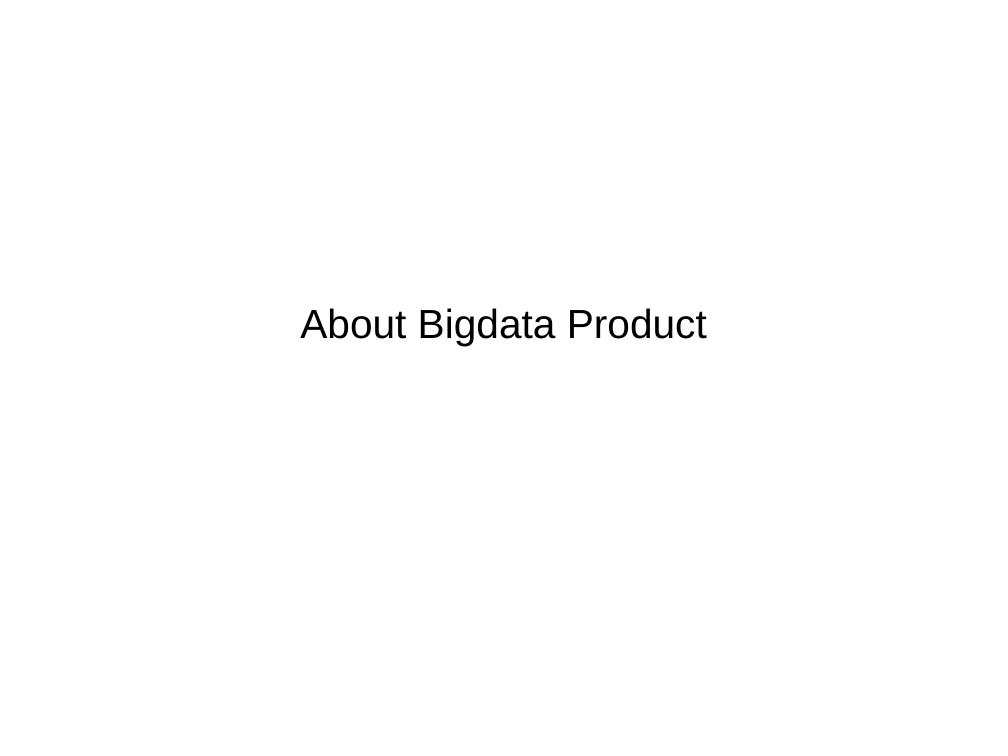
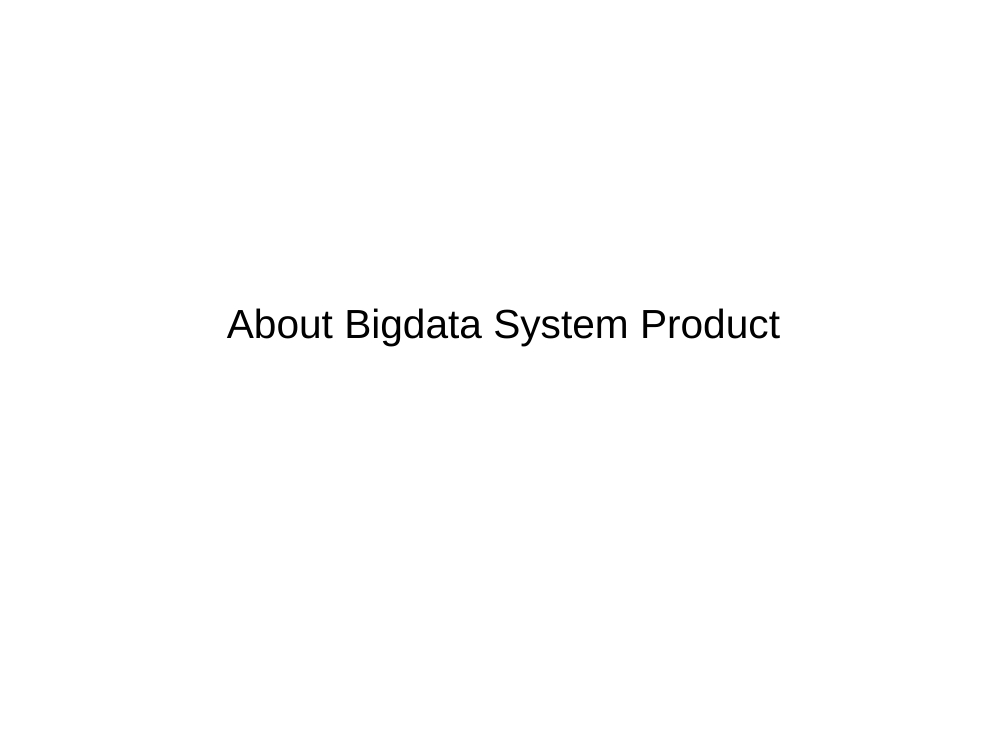
Before and after one commit to zouzhberk/Notes, a slide deck: slide 1 of bigdata/about-bigdata-product.odp. Drawn at 1008x756 pixels with LibreOffice and Linux fonts; fonts in the diff are those of the drawing. Boxes give left, top, right and bottom in pixels: in the first picture for what was removed or moved away, otherwise in the second. Text is boxed around its words. In the diff, an @@ line names an element or a change of style, - is before the commit and + after.

```diff
--- a/bigdata/about-bigdata-product.odp
+++ b/bigdata/about-bigdata-product.odp
@@ subtitle at (227, 308, 780, 346): text changed @@
-About Bigdata Product
+About Bigdata System Product
```
Also in this commit, not shown: 1 other slide changed, 4 slides added, 3 other files.
